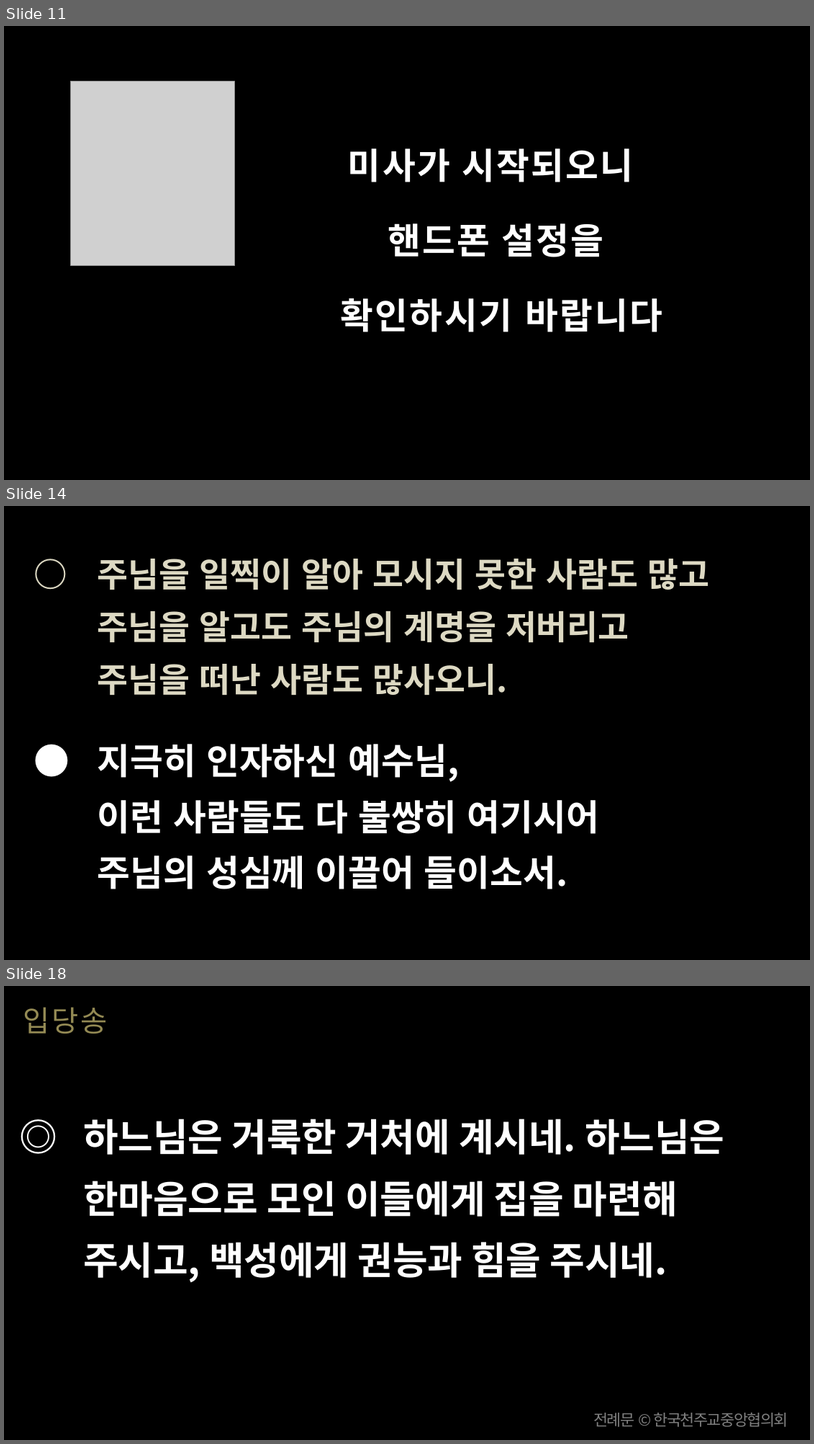
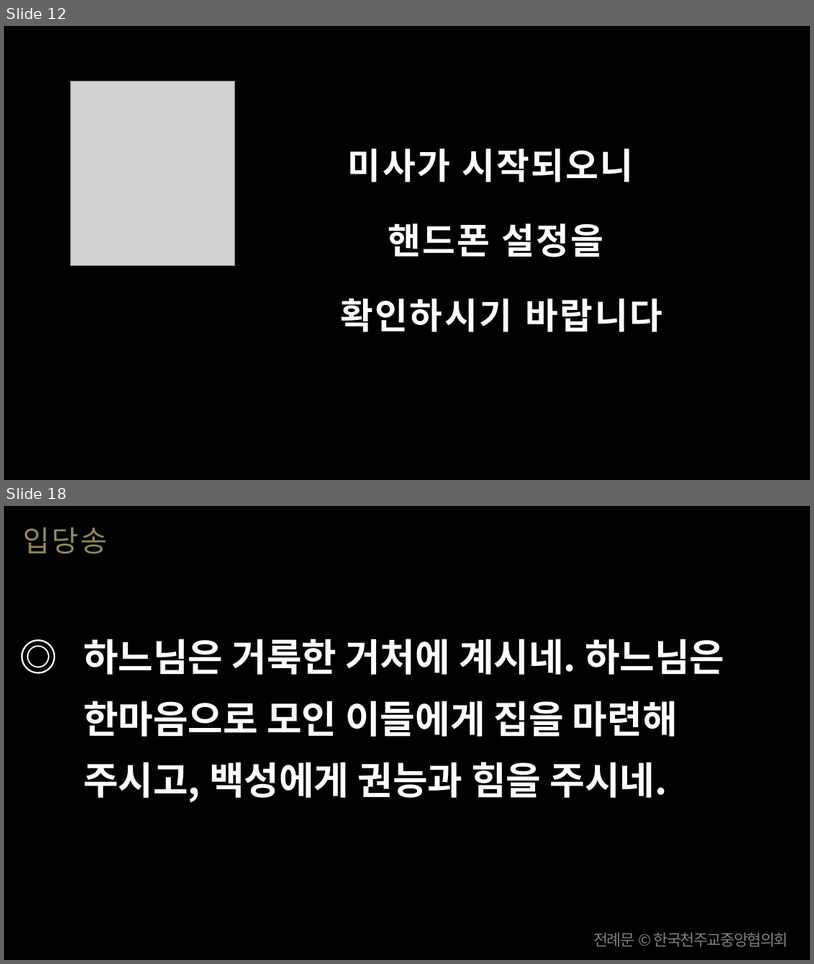
Before and after one commit to scottpark/missa_ppt, a slide deck: 20260726/20260726_연중 제17주일.pptx. Shown one above the other, each under a label of ours: slides 11, 14 and 18 before the commit, slides 12 and 18 after it; the slides between them are not shown. The pictures are 814x1444 and 814x964 pixels, drawn with LibreOffice and Linux fonts; fonts in the diff are those of the drawing; grey boxes stand for pictures. Boxes give left, top, right and bottom in pixels: in the first picture for what was removed or moved away, otherwise in the second. Text is boxed around its words. In the diff, an @@ line names an element or a change of style, - is before the commit and + after.

```diff
--- a/20260726/20260726_연중 제17주일.pptx
+++ b/20260726/20260726_연중 제17주일.pptx
@@ slide 14 removed at bbox=[4, 506, 810, 960], background #000000 @@
@@ text removed at bbox=[98, 559, 710, 889] @@
-○ 주님을 일찍이 알아 모시지 못한 사람도 많고
-주님을 알고도 주님의 계명을 저버리고
-주님을 떠난 사람도 많사오니.
-● 지극히 인자하신 예수님,
-이런 사람들도 다 불쌍히 여기시어
-주님의 성심께 이끌어 들이소서.
@@ what was slide 11 is now slide 12 @@
```
Also in this commit, not shown: 19 slides changed, 32 slides added, 15 other slides removed, 51 other files.
